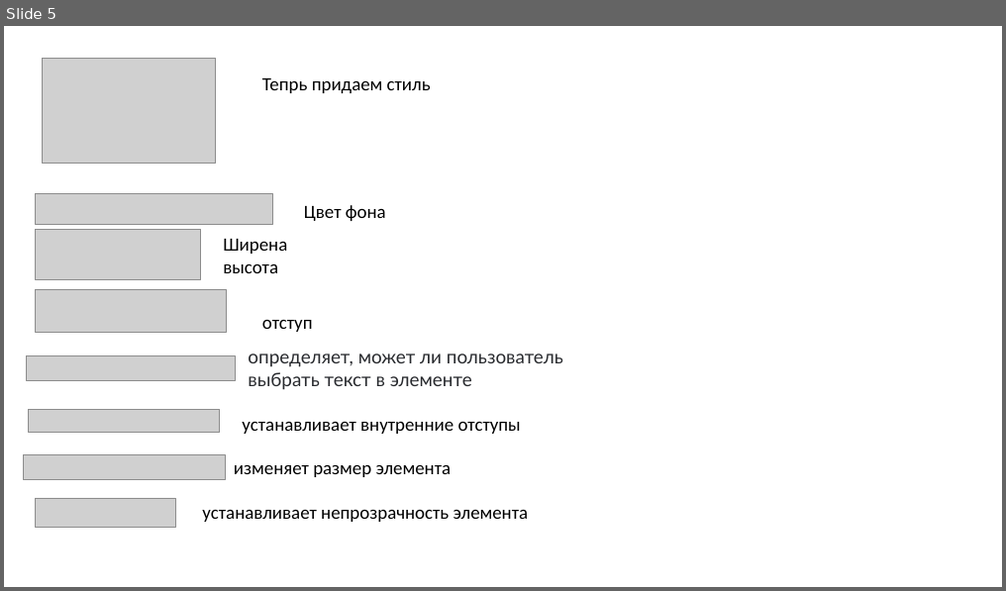
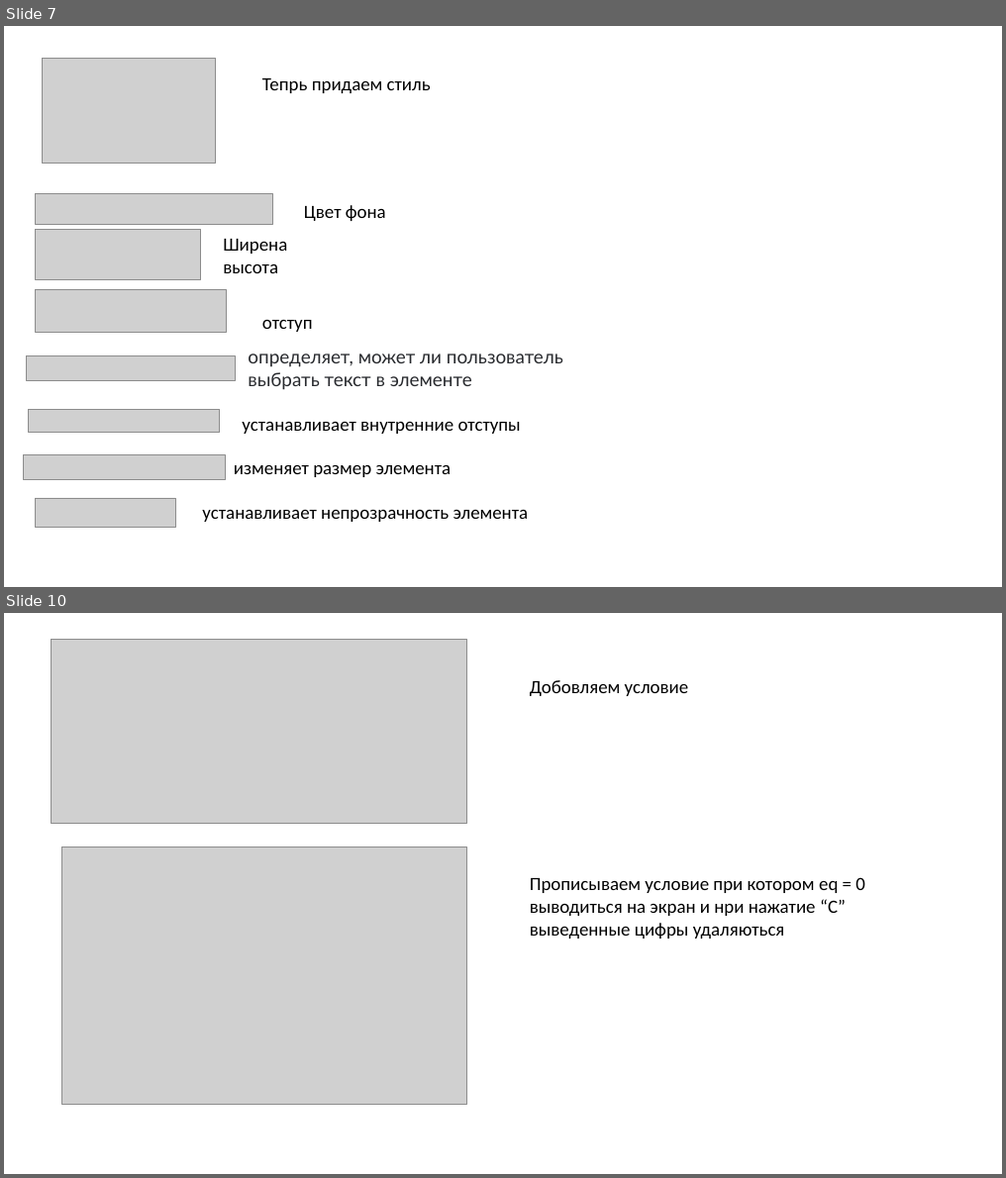
Before and after one commit to fehdvs/cacc, a slide deck: oiiyi57e568.pptx. Shown one above the other, each under a label of ours: slide 5 before the commit, slides 7 and 10 after it; the slides between them are not shown. The pictures are 1006x591 and 1006x1178 pixels, drawn with LibreOffice and Linux fonts; fonts in the diff are those of the drawing; grey boxes stand for pictures. Boxes give left, top, right and bottom in pixels: in the first picture for what was removed or moved away, otherwise in the second. Text is boxed around its words. In the diff, an @@ line names an element or a change of style, - is before the commit and + after.

```diff
--- a/oiiyi57e568.pptx
+++ b/oiiyi57e568.pptx
@@ slide 10 added at box(4, 613, 1002, 1174), background #FFFFFF @@
@@ picture added at box(52, 639, 466, 823) @@
@@ text added at box(530, 680, 689, 696), 18 pt, text #000000 @@
+Добовляем условие
@@ picture added at box(61, 848, 466, 1104) @@
@@ text added at box(530, 877, 865, 939), 18 pt, text #000000 @@
+Прописываем условие при котором eq = 0 выводиться на экран и нри нажатие “С” выведенные цифры удаляються
@@ what was slide 5 is now slide 7 @@
```
Also in this commit, not shown: 4 other slides added, 4 slides removed.
